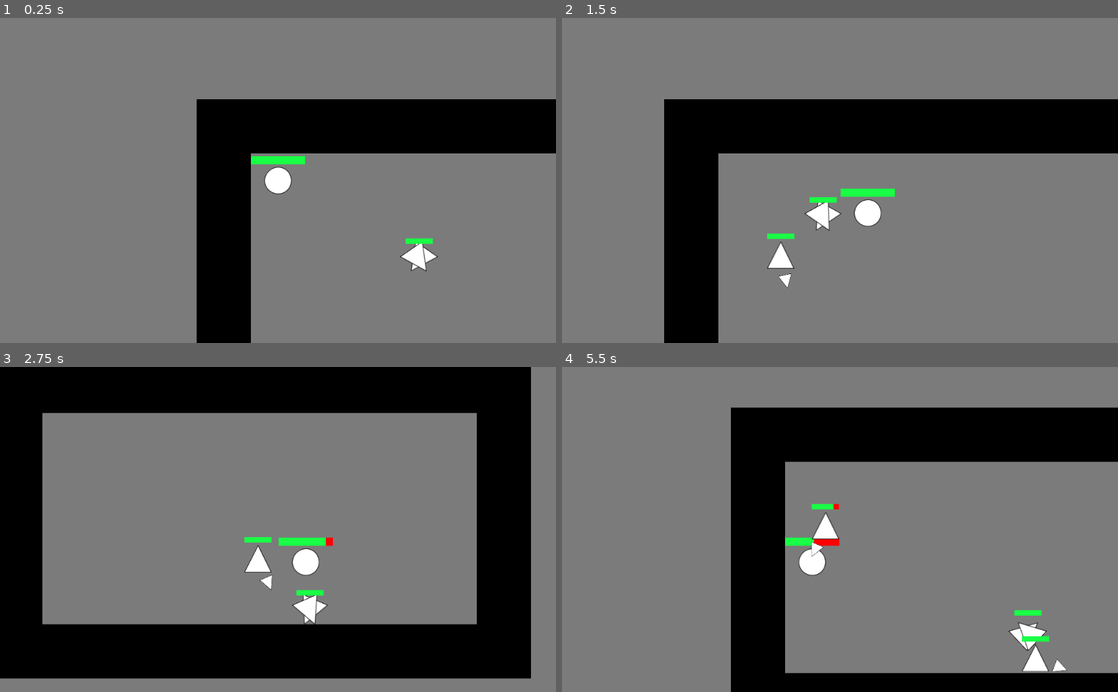
Above: before the commit, frames 1-4 (two rows, left to right).
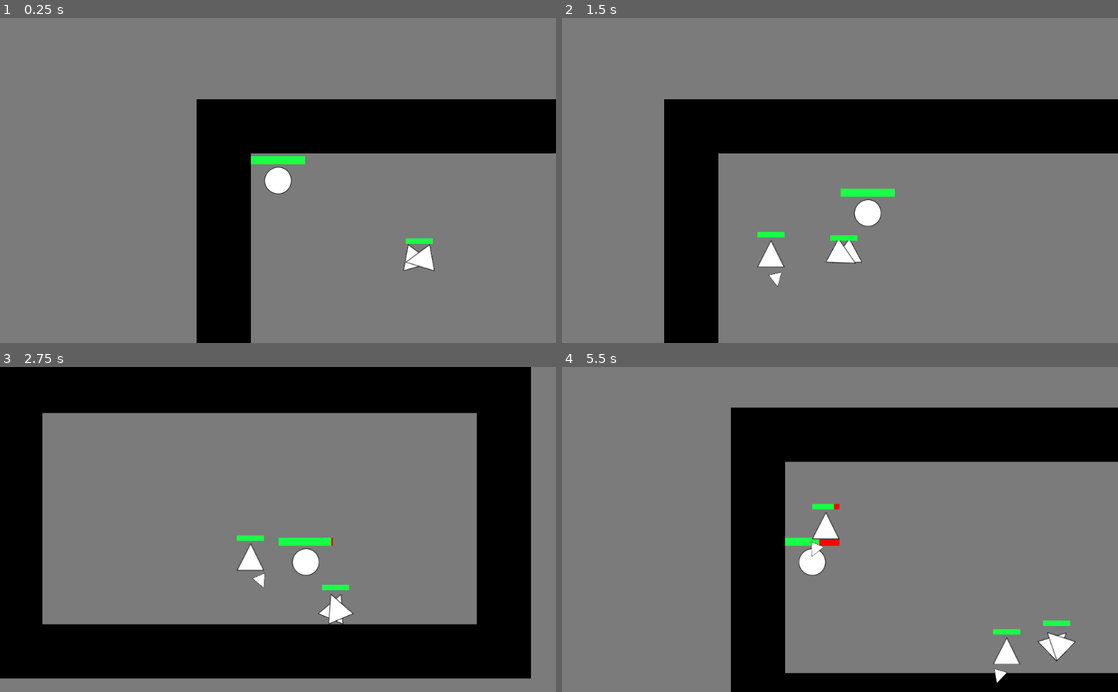
Above: after the commit, the same moments.

Repository: ComradeSparklePony/Slay-the-Triangles
Game: Godot game, scene res://town.tscn
The game is run twice, just before and just after one commit, with the same random seed, the same clock (stepped at 60 frames per second) and the same inputs. The project has no main scene, so this scene is started directly.
Inputs (mouse positions are in pixels of both pictures, inside the frame that each line leads up to):
- Up to frame 1 (0.25 s): no input
- Up to frame 2 (1.5 s): move the mouse to (962, 164) at 0.52 s; hold Right (ui_right) 0.53-1.28 s; click (962, 164) at 0.67 s; move the mouse to (728, 196) at 1.27 s; hold Down (ui_down) from 1.28 s (still down)
- Up to frame 3 (2.75 s): move the mouse to (333, 458) at 2.02 s; release Down (ui_down) at 2.03 s; hold Right (ui_right) from 2.03 s (still down)
- Up to frame 4 (5.5 s): move the mouse to (812, 594) at 2.77 s; release Right (ui_right) at 2.78 s; hold Up (ui_up) 2.78-3.53 s; click (812, 594) at 2.92 s; move the mouse to (1006, 578) at 3.52 s; hold Left (ui_left) 3.53-5.03 s; move the mouse to (673, 480) at 4.27 s; move the mouse to (867, 529) at 5.02 s; hold Down (ui_down) from 5.03 s (still down); click (867, 529) at 5.17 s

The runs differ from the first frame. In frame 1, 0.2% of the frame differs, in the area x 72-79%, y 69-78%; in frame 2, 1.2%; in frame 3, 1.2%; in frame 4, 1.4%, in the area x 44-93%, y 42-98%.

Commit message:
comment code and tweak metavars

Diff:
--- a/enemy_spawner.gd
+++ b/enemy_spawner.gd
@@ -65,7 +65,7 @@
 	get_parent().add_child(new_enemy)
 	$Timer.start()
 
-
+# remove hp if in contact with player projectile
 func _on_Area2D_area_entered(area):
 	if area.is_in_group("projectile"):
 		hp -= player.attack
--- a/enemy_spawner.tscn
+++ b/enemy_spawner.tscn
@@ -26,7 +26,7 @@
 collision/safe_margin = 0.08
 script = ExtResource( 1 )
 enemy = ExtResource( 2 )
-ROT_SPEED = 15
+ROT_SPEED = 7
 SPEED = 3
 max_hp = 30
 
--- a/player.gd
+++ b/player.gd
@@ -1,5 +1,6 @@
 extends KinematicBody2D
 
+# vars
 export (int) var SPEED
 export (int) var attack
 export (float) var RELOAD_TIME
@@ -12,9 +13,11 @@
 export (PackedScene) var projectile
 
 func _ready():
+	# setup timer
 	$Timer.wait_time = RELOAD_TIME
 	$Timer.start()
 
+	# prepare health bar
 	hp = max_hp
 
 	$TextureProgress.max_value = max_hp
@@ -50,6 +53,7 @@
 # remove attack from hp
 func _on_Area2D_area_entered(area):
 	if area.is_in_group("enemy_weapon"):
+		# gets the enemy's attack
 		var enemy_ATTACK = area.get_parent().ATTACK
 		hp -= enemy_ATTACK
 		$TextureProgress.value = hp
--- a/player.tscn
+++ b/player.tscn
@@ -11,7 +11,7 @@
 custom_solver_bias = 0.0
 radius = 25.0
 
-[node name="player" type="KinematicBody2D" groups=[
+[node name="player" type="KinematicBody2D" index="0" groups=[
 "collide",
 ]]
 
